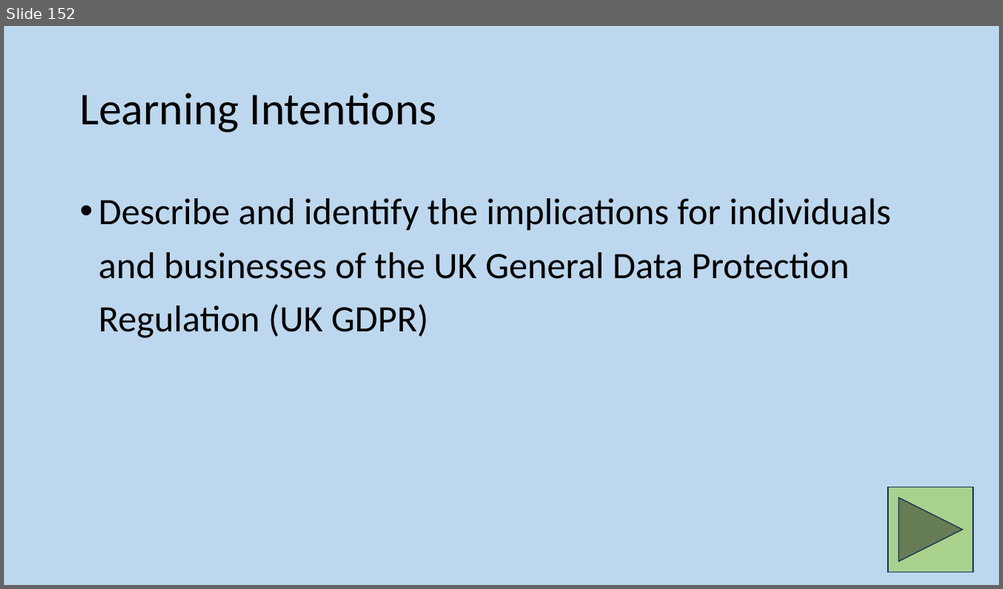
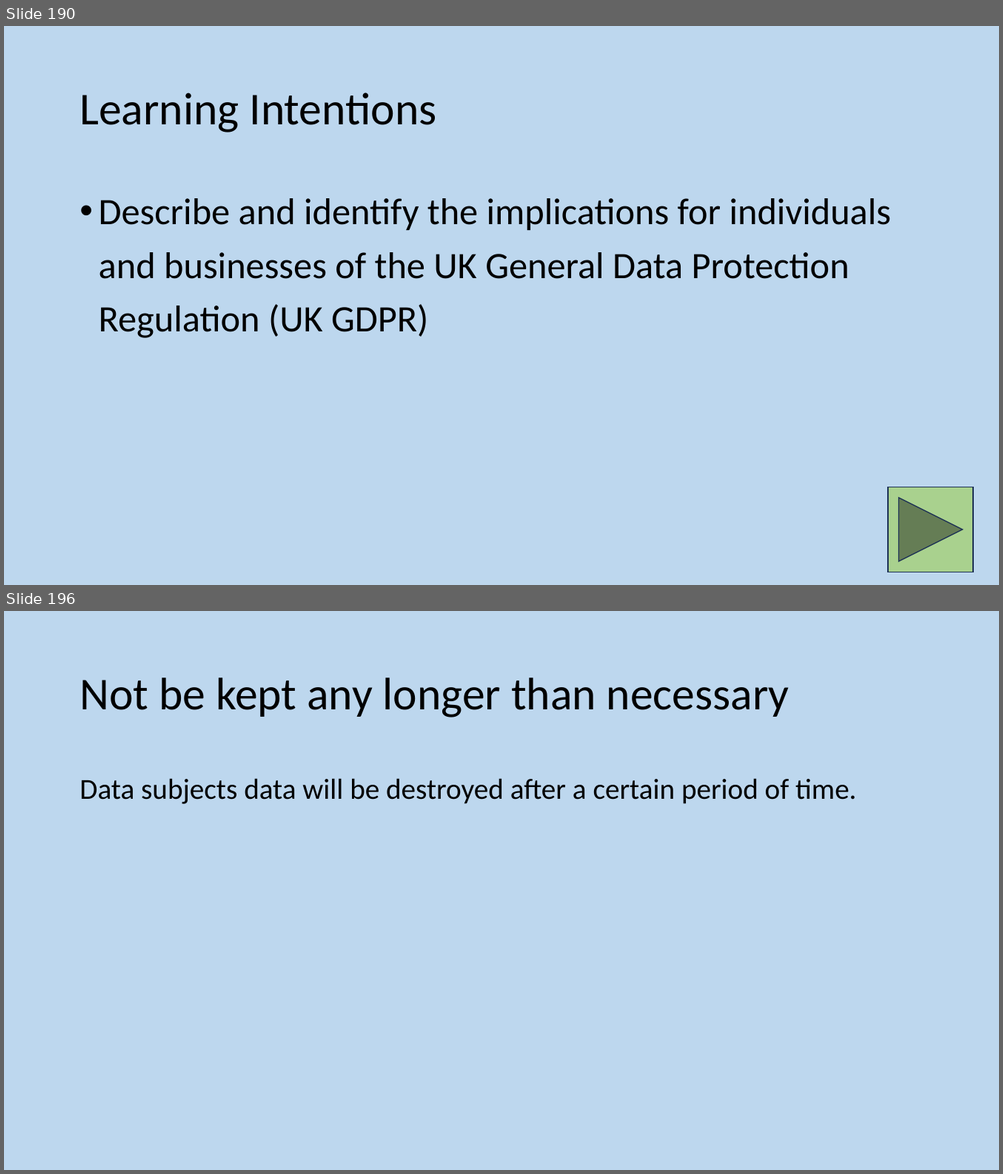
Before and after one commit to MrFriendCS/MrFriendCS.github.io, a slide deck: n5/ddd/N5 CS DDD Slides.pptx. Shown one above the other, each under a label of ours: slide 152 before the commit, slides 190 and 196 after it; the slides between them are not shown. The pictures are 1003x589 and 1003x1174 pixels, drawn with LibreOffice and Linux fonts; fonts in the diff are those of the drawing. Boxes give left, top, right and bottom in pixels: in the first picture for what was removed or moved away, otherwise in the second. Text is boxed around its words. In the diff, an @@ line names an element or a change of style, - is before the commit and + after.

```diff
--- a/n5/ddd/N5 CS DDD Slides.pptx
+++ b/n5/ddd/N5 CS DDD Slides.pptx
@@ slide 196 added at (4, 611, 999, 1170), background #BDD7EE @@
@@ title added at (79, 678, 789, 718), 44 pt, text #000000 @@
+Not be kept any longer than necessary
@@ text added at (79, 778, 856, 804), 28 pt, text #000000 @@
+Data subjects data will be destroyed after a certain period of time.
@@ what was slide 152 is now slide 190 @@
```
Also in this commit, not shown: 7 slides changed, 7 other slides added, 3 other files.
